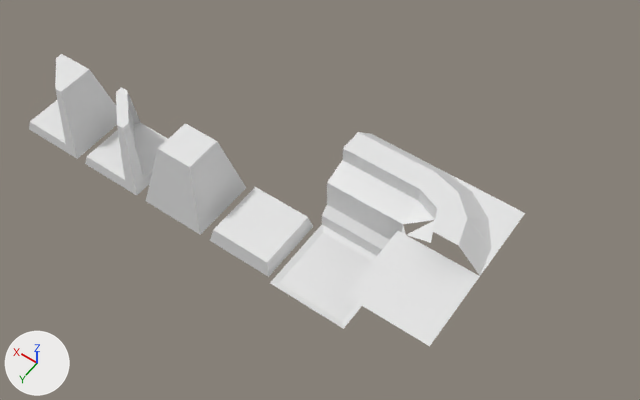
The FBX model Assets/My Assets/Models/Tiles/Tiles.fbx, before and after one commit.
The view is the same before and after, from a 50 mm camera at (-3.08, 4.54, 8.39) aimed at (0.57, -0.57, 0.36). Lighting does not change. The marker at lower left points along +X, +Y and +Z. Where no turn or scale is listed for an object, it has been applied to the vertices.

In view in the first picture: 'Block', 'Ceiling', 'Corner', 'Floor', 'One Side Mirror', 'Tile', 'Two Side Mirror', 'Wall'.
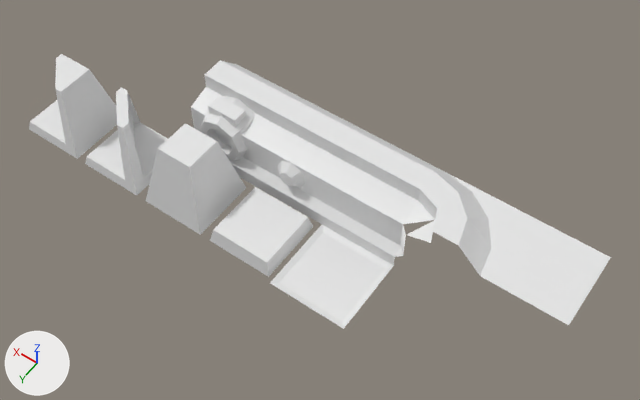
Location of each change, [x1, y1, x2, y2] in pixels of the pictures (640 x 400 px):
'Ceiling', moved
    before: [345, 231, 480, 346]
    after: [481, 213, 611, 325]
'Laser', added
    after: [254, 95, 371, 224]
'Receiver', added
    after: [191, 60, 301, 185]
    faces in mat_material_001 (white #e7e7e7): [191, 60, 301, 185]
    faces in mat_material_002 (white #e7e7e7): [208, 96, 246, 128]

Edits to the bpy script that builds the scene:
```text
Add mat_material_002:
    mat_material_002 = principled_material('Material.002')
    mat_material_002.base_color = (0.8, 0.8, 0.8)  # white #e7e7e7
Add mat_material_001:
    mat_material_001 = principled_material('Material.001')
    mat_material_001.base_color = (0.8, 0.8, 0.8)  # white #e7e7e7
Add me_laser:
    me_laser.from_pydata(...)  # 32 vertices, 16 faces; spans x -0.5..0.5, y -0.5..0.5, z 0.025..1.0
Add me_receiver:
    me_receiver.from_pydata(...)  # 61 vertices, 40 faces; spans x -0.5..0.5, y -0.5..0.5, z 0.025..1.0
    # faces by material slot: [35, 5]
    me_receiver.materials.append(mat_material_001)  # white #e7e7e7
    me_receiver.materials.append(mat_material_002)  # white #e7e7e7
Change ob_ceiling:
    ob_ceiling.location: (-1.0, 0.0, 0.0) -> (-2.0, -1.0, 0.0)
Add ob_laser:
    ob_laser = bpy.data.objects.new('Laser', me_laser)
    ob_laser.location = (1.0, -1.0, 0.0)
Add ob_receiver:
    ob_receiver = bpy.data.objects.new('Receiver', me_receiver)
    ob_receiver.location = (2.0, -1.0, 0.0)
```
